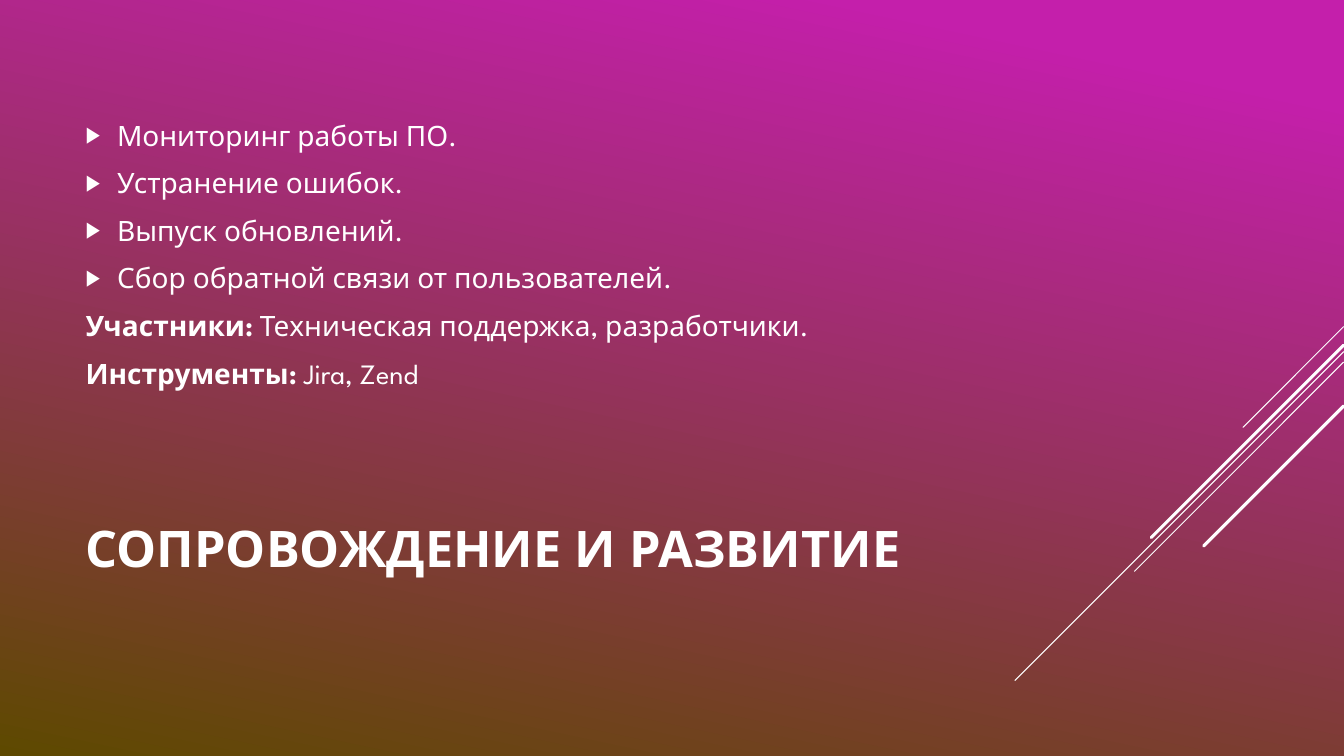
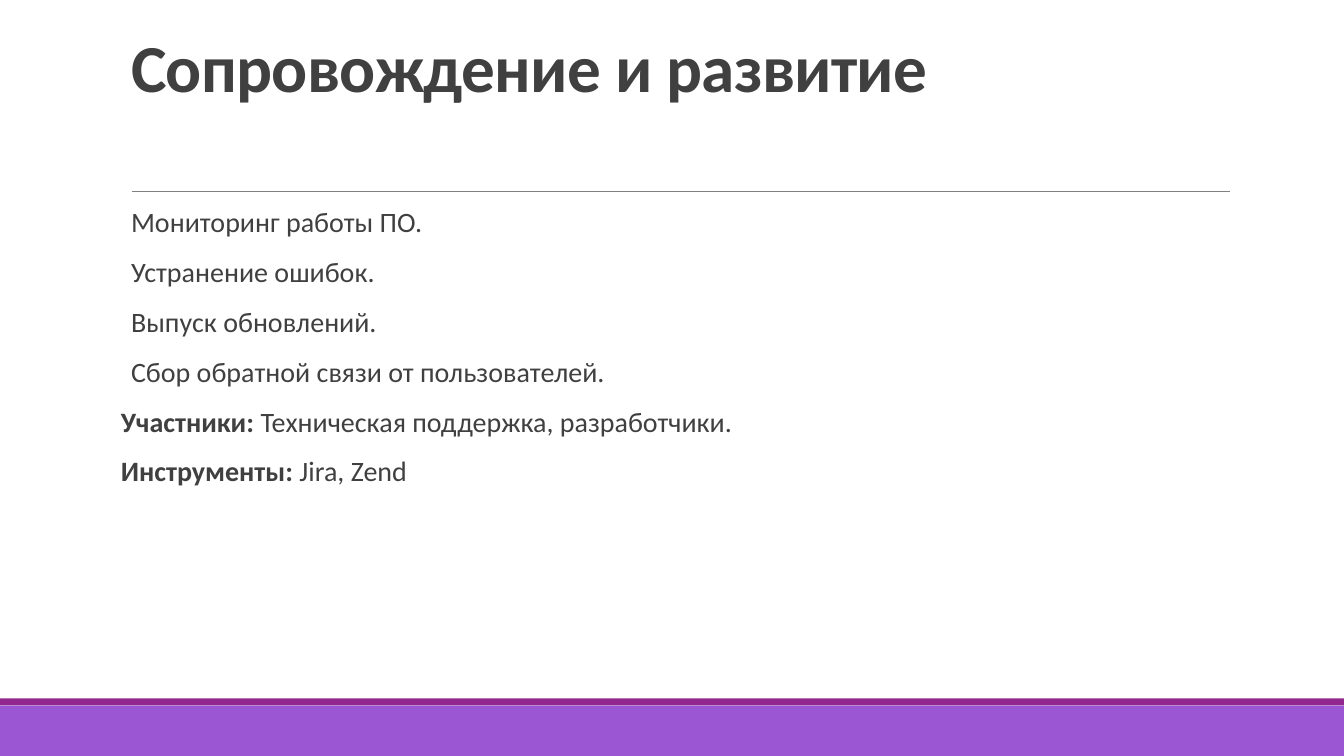
Before and after one commit to ArSu7/-, a slide deck: slide 10 of Жизненный.pptx. Drawn at 1344x756 pixels with LibreOffice and Linux fonts; fonts in the diff are those of the drawing. Boxes give left, top, right and bottom in pixels: in the first picture for what was removed or moved away, otherwise in the second. Text is boxed around its words. In the diff, an @@ line names an element or a change of style, - is before the commit and + after.

```diff
--- a/Жизненный.pptx
+++ b/Жизненный.pptx
@@ background gradient #C51FAB to #5E4A00 to #FFFFFF @@
@@ title "Сопровождение и развитие" at (131, 48, 927, 103): vertical alignment middle to bottom @@
@@ title at (131, 48, 927, 103): text changed; size 36 to 48 pt; font League Spartan to Calibri; text colour #FFFFFF to #404040 @@
-СОПРОВОЖДЕНИЕ И РАЗВИТИЕ
+Сопровождение и развитие
@@ text "Мониторинг работы ПО.": place and size @@
-text "Мониторинг работы ПО." at (86, 124, 800, 391)
+text "Мониторинг работы ПО." at (121, 213, 732, 486)
@@ text "Мониторинг работы ПО." at (121, 213, 732, 486): font League Spartan to Calibri, text colour #FFFFFF to #404040; bullet ▶ to  ; line spacing 1 to 0.9; more space between paragraphs; bullet colour #FFFFFF to #92278F; vertical alignment middle to top @@
@@ line added from (132, 192) to (1231, 192), #808080 0.5 pt @@
@@ group removed at (1015, 327, 1344, 681): 5 lines @@
@@ rectangle added at (0, 706, 1344, 756), fill #9B57D3 @@
@@ rectangle added at (0, 699, 1344, 706), fill #92278F @@
```
Also in this commit, not shown: 16 other slides changed.
